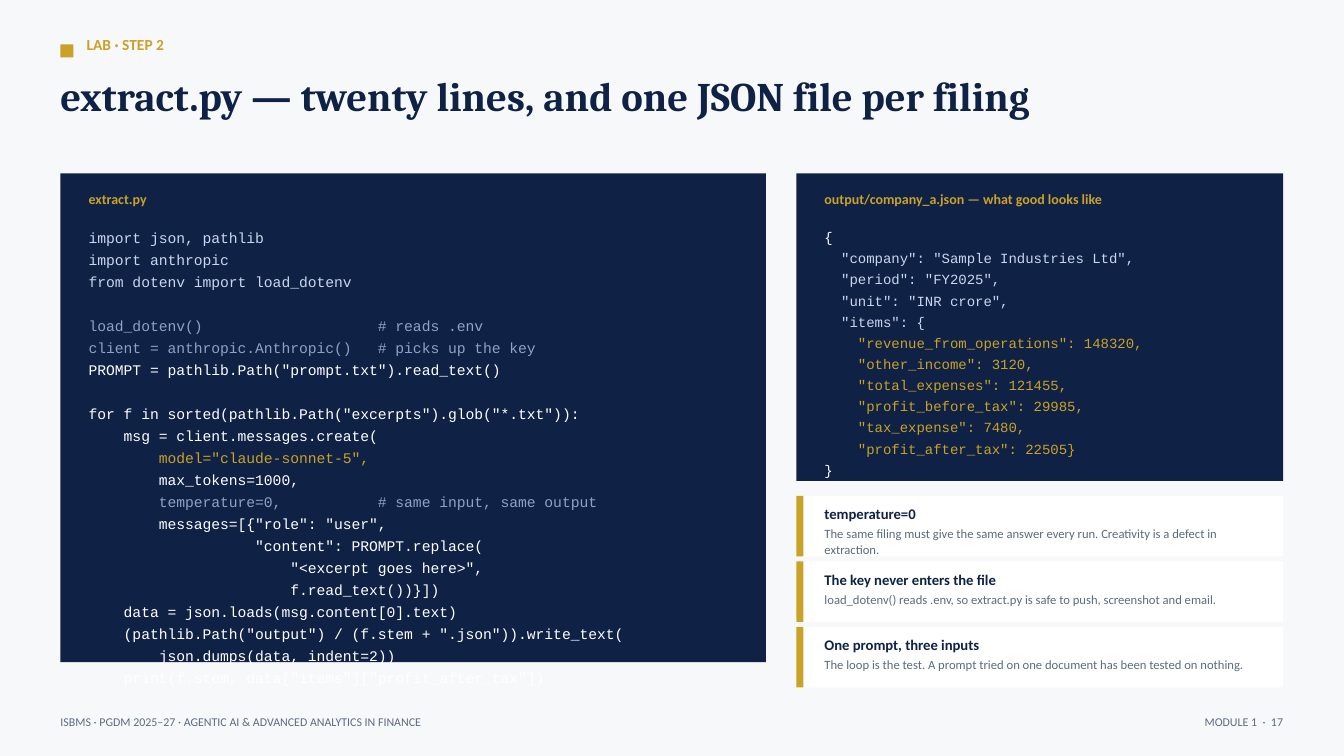
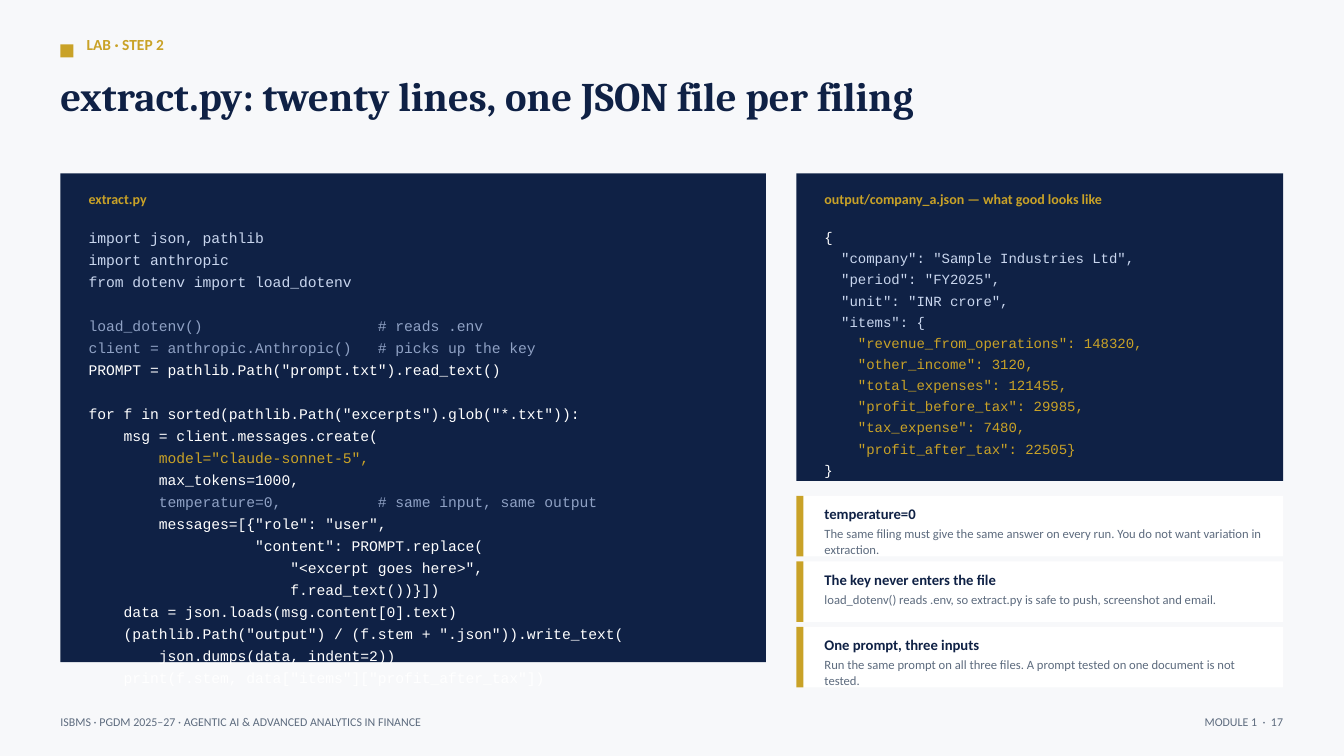
Before and after one commit to tejasgjadhav/AIFINANCE, a slide deck: slide 17 of slides/Module-01-Foundations-of-Agentic-AI.pptx. Drawn at 1344x756 pixels with LibreOffice and Linux fonts; fonts in the diff are those of the drawing. Boxes give left, top, right and bottom in pixels: in the first picture for what was removed or moved away, otherwise in the second. Text is boxed around its words. In the diff, an @@ line names an element or a change of style, - is before the commit and + after.

```diff
--- a/slides/Module-01-Foundations-of-Agentic-AI.pptx
+++ b/slides/Module-01-Foundations-of-Agentic-AI.pptx
@@ text at (60,82,913,120): text changed @@
-extract.py — twenty lines, and one JSON file per filing
+extract.py: twenty lines, one JSON file per filing
@@ text at (824,529,1261,554): text changed @@
-The same filing must give the same answer every run. Creativity is a defect in extraction.
+The same filing must give the same answer on every run. You do not want variation in extraction.
@@ text at (824,660,1234,685): text changed @@
-The loop is the test. A prompt tried on one document has been tested on nothing.
+Run the same prompt on all three files. A prompt tested on one document is not tested.
```
Also in this commit, not shown: 12 other slides changed, 3 other files.
